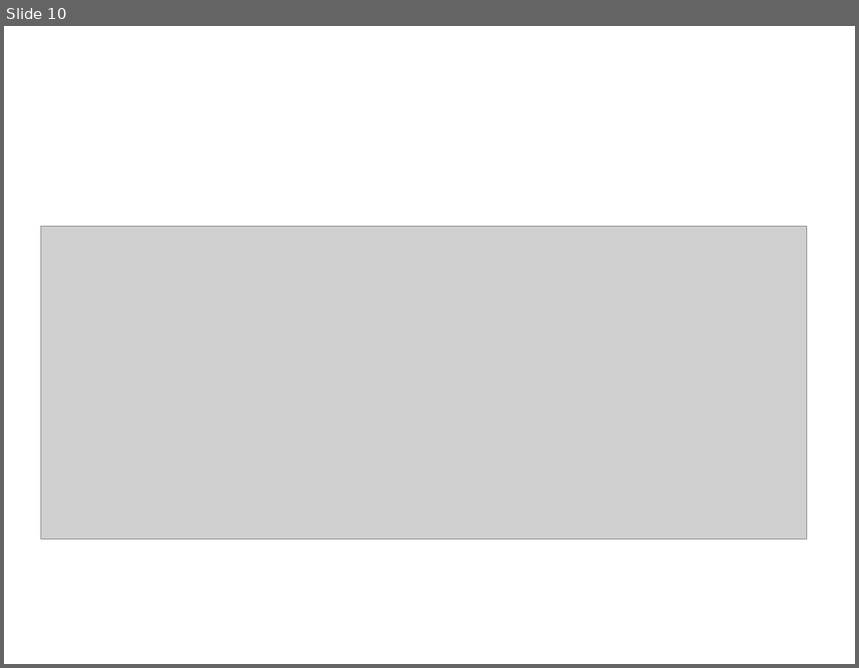
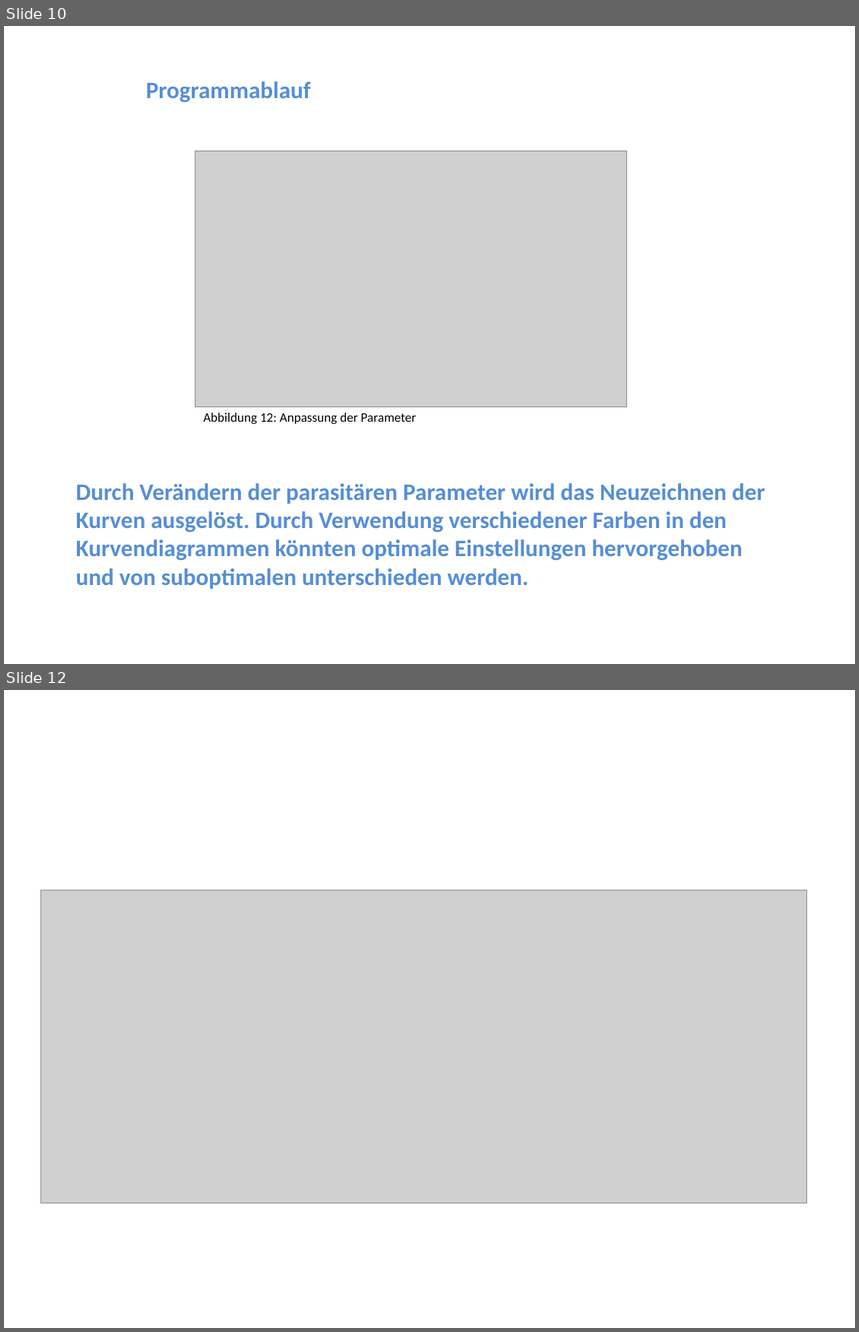
Before and after one commit to marinataborda/P2Organisation, a slide deck: ZwischenPresäntation.pptx. Shown one above the other, each under a label of ours: slide 10 before the commit, slides 10 and 12 after it; the slides between them are not shown. The pictures are 859x668 and 859x1332 pixels, drawn with LibreOffice and Linux fonts; fonts in the diff are those of the drawing; grey boxes stand for pictures. Boxes give left, top, right and bottom in pixels: in the first picture for what was removed or moved away, otherwise in the second. Text is boxed around its words. In the diff, an @@ line names an element or a change of style, - is before the commit and + after.

```diff
--- a/ZwischenPresäntation.pptx
+++ b/ZwischenPresäntation.pptx
@@ slide 10 added at box(4, 26, 855, 664), background #FFFFFF @@
@@ title added at box(146, 81, 311, 103), 20 pt, text #558ED5, bold @@
+  Programmablauf
@@ picture added at box(195, 151, 626, 408) @@
@@ text added at box(203, 413, 417, 424), 11 pt, text #000000 @@
+Abbildung 12: Anpassung der Parameter
@@ text added at box(76, 484, 765, 589), 20 pt, text #558ED5, bold @@
+Durch Verändern der parasitären Parameter wird das Neuzeichnen der Kurven ausgelöst. Durch Verwendung verschiedener Farben in den Kurvendiagrammen könnten optimale Einstellungen hervorgehoben und von suboptimalen unterschieden werden.
@@ what was slide 10 is now slide 12 @@
```
Also in this commit, not shown: 2 slides changed, 3 other slides added, 2 slides removed.
